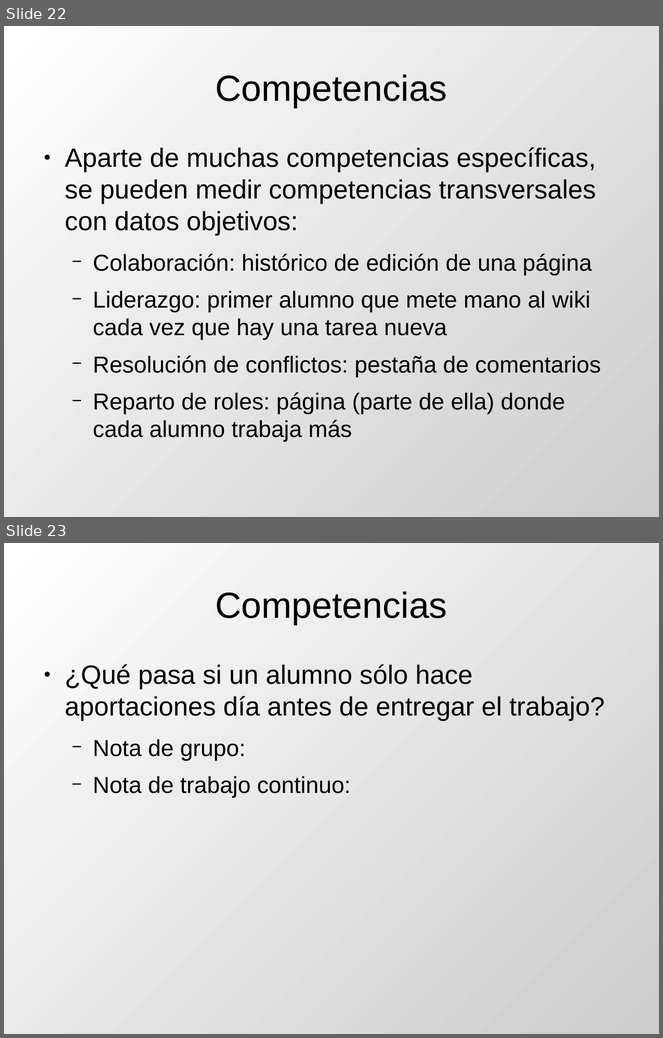
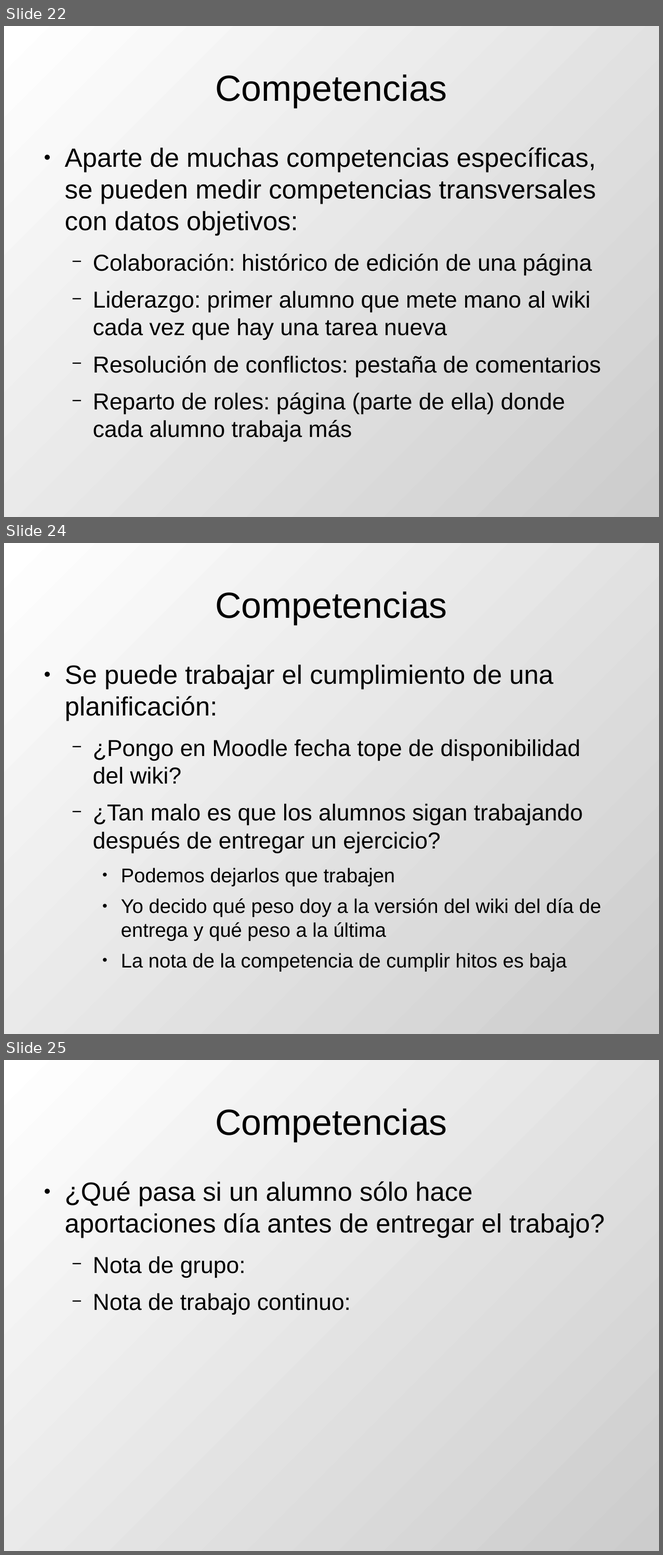
Before and after one commit to DrPantera/wikis4education, a slide deck: uca-2013_07/tema-5-EvaluacionWikis.odp. Shown one above the other, each under a label of ours: slides 22 and 23 before the commit, slides 22, 24 and 25 after it; the slides between them are not shown. The pictures are 663x1038 and 663x1555 pixels, drawn with LibreOffice and Linux fonts; fonts in the diff are those of the drawing. Boxes give left, top, right and bottom in pixels: in the first picture for what was removed or moved away, otherwise in the second. Text is boxed around its words. In the diff, an @@ line names an element or a change of style, - is before the commit and + after.

```diff
--- a/uca-2013_07/tema-5-EvaluacionWikis.odp
+++ b/uca-2013_07/tema-5-EvaluacionWikis.odp
@@ slide 24 added at bbox=[4, 543, 659, 1034], background gradient #FFFFFF to #CCCCCC @@
@@ title added at bbox=[216, 591, 448, 625], 44 pt, text #000000 @@
+Competencias
@@ text added at bbox=[65, 665, 601, 972], 24 pt, text #000000 @@
+● Se puede trabajar el cumplimiento de una planificación:
+  − ¿Pongo en Moodle fecha tope de disponibilidad del wiki?
+  − ¿Tan malo es que los alumnos sigan trabajando después de entregar un ejercicio?
+    ● Podemos dejarlos que trabajen
+    ● Yo decido qué peso doy a la versión del wiki del día de entrega y qué peso a la última
+    ● La nota de la competencia de cumplir hitos es baja
@@ what was slide 23 is now slide 25 @@
```
Also in this commit, not shown: 1 other slide added.
